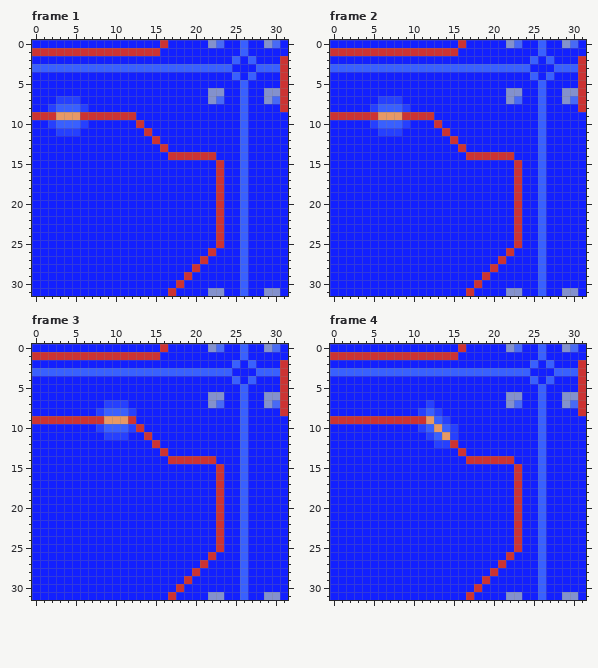
Edited in one commit: pixel-art file (Assets/Sprites/tile_mothership_wall.ase). That is the earlier state.
32x32 pixels, 20 frames. Shown: frame 1, frame 2, frame 3, frame 4. The commit also changed other frames, which this record leaves out.
And afterwards:
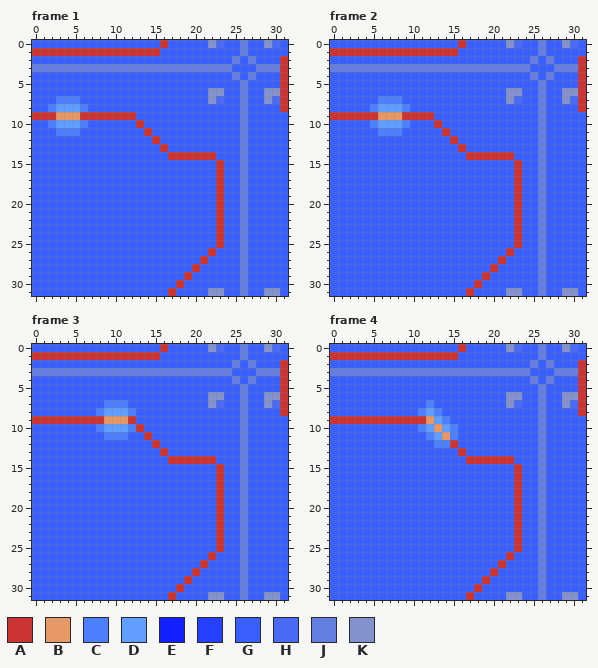
Palette (. is transparent): A #cc3333  B #e69966  C #4d80ff  D #609fff  E #1320ff  F #2640ff  G #3960ff  H #486af5  J #657ee1  K #8391cd
What changed:
layer "Background" added
Changed rows in their new state; - is an unchanged pixel.
Frame 1, layers "Nieten", "Glow", "Light":
first column x 0:
 0 GGGGGGGGGGGGGGGG-GGGGG--GGJGG--G
 1 ----------------GGGGGGGGGGJGGGGG
 2 GGGGGGGGGGGGGGGGGGGGGGGGGJGJGGG-
 3 JJJJJJJJJJJJJJJJJJJJJJJJJGGGJJJ-
 4 GGGGGGGGGGGGGGGGGGGGGGGGGJGJGGG-
 5 GGGGGGGGGGGGGGGGGGGGGGGGGGJGGGG-
 6 GGGGGGGGGGGGGGGGGGGGGG--GGJGG---
 7 GGGCCCGGGGGGGGGGGGGGGG--GGJGG---
 8 GGCDDDCGGGGGGGGGGGGGGGGGGGJGGGG-
 9 -------------GGGGGGGGGGGGGJGGGGG
10 GGCDDDCGGGGGG-GGGGGGGGGGGGJGGGGG
11 GGGCCCGGGGGGGG-GGGGGGGGGGGJGGGGG
12 GGGGGGGGGGGGGGG-GGGGGGGGGGJGGGGG
13 GGGGGGGGGGGGGGGG-GGGGGGGGGJGGGGG
14 GGGGGGGGGGGGGGGGG------GGGJGGGGG
15 GGGGGGGGGGGGGGGGGGGGGGG-GGJGGGGG
16 GGGGGGGGGGGGGGGGGGGGGGG-GGJGGGGG
17 GGGGGGGGGGGGGGGGGGGGGGG-GGJGGGGG
18 GGGGGGGGGGGGGGGGGGGGGGG-GGJGGGGG
19 GGGGGGGGGGGGGGGGGGGGGGG-GGJGGGGG
20 GGGGGGGGGGGGGGGGGGGGGGG-GGJGGGGG
21 GGGGGGGGGGGGGGGGGGGGGGG-GGJGGGGG
22 GGGGGGGGGGGGGGGGGGGGGGG-GGJGGGGG
23 GGGGGGGGGGGGGGGGGGGGGGG-GGJGGGGG
24 GGGGGGGGGGGGGGGGGGGGGGG-GGJGGGGG
25 GGGGGGGGGGGGGGGGGGGGGGG-GGJGGGGG
26 GGGGGGGGGGGGGGGGGGGGGG-GGGJGGGGG
27 GGGGGGGGGGGGGGGGGGGGG-GGGGJGGGGG
28 GGGGGGGGGGGGGGGGGGGG-GGGGGJGGGGG
29 GGGGGGGGGGGGGGGGGGG-GGGGGGJGGGGG
30 GGGGGGGGGGGGGGGGGG-GGGGGGGJGGGGG
31 GGGGGGGGGGGGGGGGG-GGGG--GGJGG--G
Frame 2, layers "Nieten", "Glow", "Light":
first column x 0:
 0 GGGGGGGGGGGGGGGG-GGGGG--GGJGG--G
 1 ----------------GGGGGGGGGGJGGGGG
 2 GGGGGGGGGGGGGGGGGGGGGGGGGJGJGGG-
 3 JJJJJJJJJJJJJJJJJJJJJJJJJGGGJJJ-
 4 GGGGGGGGGGGGGGGGGGGGGGGGGJGJGGG-
 5 GGGGGGGGGGGGGGGGGGGGGGGGGGJGGGG-
 6 GGGGGGGGGGGGGGGGGGGGGG--GGJGG---
 7 GGGGGGCCCGGGGGGGGGGGGG--GGJGG---
 8 GGGGGCDDDCGGGGGGGGGGGGGGGGJGGGG-
 9 -------------GGGGGGGGGGGGGJGGGGG
10 GGGGGCDDDCGGG-GGGGGGGGGGGGJGGGGG
11 GGGGGGCCCGGGGG-GGGGGGGGGGGJGGGGG
12 GGGGGGGGGGGGGGG-GGGGGGGGGGJGGGGG
13 GGGGGGGGGGGGGGGG-GGGGGGGGGJGGGGG
14 GGGGGGGGGGGGGGGGG------GGGJGGGGG
15 GGGGGGGGGGGGGGGGGGGGGGG-GGJGGGGG
16 GGGGGGGGGGGGGGGGGGGGGGG-GGJGGGGG
17 GGGGGGGGGGGGGGGGGGGGGGG-GGJGGGGG
18 GGGGGGGGGGGGGGGGGGGGGGG-GGJGGGGG
19 GGGGGGGGGGGGGGGGGGGGGGG-GGJGGGGG
20 GGGGGGGGGGGGGGGGGGGGGGG-GGJGGGGG
21 GGGGGGGGGGGGGGGGGGGGGGG-GGJGGGGG
22 GGGGGGGGGGGGGGGGGGGGGGG-GGJGGGGG
23 GGGGGGGGGGGGGGGGGGGGGGG-GGJGGGGG
24 GGGGGGGGGGGGGGGGGGGGGGG-GGJGGGGG
25 GGGGGGGGGGGGGGGGGGGGGGG-GGJGGGGG
26 GGGGGGGGGGGGGGGGGGGGGG-GGGJGGGGG
27 GGGGGGGGGGGGGGGGGGGGG-GGGGJGGGGG
28 GGGGGGGGGGGGGGGGGGGG-GGGGGJGGGGG
29 GGGGGGGGGGGGGGGGGGG-GGGGGGJGGGGG
30 GGGGGGGGGGGGGGGGGG-GGGGGGGJGGGGG
31 GGGGGGGGGGGGGGGGG-GGGG--GGJGG--G
Frame 3, layers "Nieten", "Glow", "Light":
first column x 0:
 0 GGGGGGGGGGGGGGGG-GGGGG--GGJGG--G
 1 ----------------GGGGGGGGGGJGGGGG
 2 GGGGGGGGGGGGGGGGGGGGGGGGGJGJGGG-
 3 JJJJJJJJJJJJJJJJJJJJJJJJJGGGJJJ-
 4 GGGGGGGGGGGGGGGGGGGGGGGGGJGJGGG-
 5 GGGGGGGGGGGGGGGGGGGGGGGGGGJGGGG-
 6 GGGGGGGGGGGGGGGGGGGGGG--GGJGG---
 7 GGGGGGGGGCCCGGGGGGGGGG--GGJGG---
 8 GGGGGGGGCDDDCGGGGGGGGGGGGGJGGGG-
 9 -------------GGGGGGGGGGGGGJGGGGG
10 GGGGGGGGCDDDC-GGGGGGGGGGGGJGGGGG
11 GGGGGGGGGCCCGG-GGGGGGGGGGGJGGGGG
12 GGGGGGGGGGGGGGG-GGGGGGGGGGJGGGGG
13 GGGGGGGGGGGGGGGG-GGGGGGGGGJGGGGG
14 GGGGGGGGGGGGGGGGG------GGGJGGGGG
15 GGGGGGGGGGGGGGGGGGGGGGG-GGJGGGGG
16 GGGGGGGGGGGGGGGGGGGGGGG-GGJGGGGG
17 GGGGGGGGGGGGGGGGGGGGGGG-GGJGGGGG
18 GGGGGGGGGGGGGGGGGGGGGGG-GGJGGGGG
19 GGGGGGGGGGGGGGGGGGGGGGG-GGJGGGGG
20 GGGGGGGGGGGGGGGGGGGGGGG-GGJGGGGG
21 GGGGGGGGGGGGGGGGGGGGGGG-GGJGGGGG
22 GGGGGGGGGGGGGGGGGGGGGGG-GGJGGGGG
23 GGGGGGGGGGGGGGGGGGGGGGG-GGJGGGGG
24 GGGGGGGGGGGGGGGGGGGGGGG-GGJGGGGG
25 GGGGGGGGGGGGGGGGGGGGGGG-GGJGGGGG
26 GGGGGGGGGGGGGGGGGGGGGG-GGGJGGGGG
27 GGGGGGGGGGGGGGGGGGGGG-GGGGJGGGGG
28 GGGGGGGGGGGGGGGGGGGG-GGGGGJGGGGG
29 GGGGGGGGGGGGGGGGGGG-GGGGGGJGGGGG
30 GGGGGGGGGGGGGGGGGG-GGGGGGGJGGGGG
31 GGGGGGGGGGGGGGGGG-GGGG--GGJGG--G
Frame 4, layers "Nieten", "Glow", "Light":
first column x 0:
 0 GGGGGGGGGGGGGGGG-GGGGG--GGJGG--G
 1 ----------------GGGGGGGGGGJGGGGG
 2 GGGGGGGGGGGGGGGGGGGGGGGGGJGJGGG-
 3 JJJJJJJJJJJJJJJJJJJJJJJJJGGGJJJ-
 4 GGGGGGGGGGGGGGGGGGGGGGGGGJGJGGG-
 5 GGGGGGGGGGGGGGGGGGGGGGGGGGJGGGG-
 6 GGGGGGGGGGGGGGGGGGGGGG--GGJGG---
 7 GGGGGGGGGGGGCGGGGGGGGG--GGJGG---
 8 GGGGGGGGGGGCDCGGGGGGGGGGGGJGGGG-
 9 -------------DCGGGGGGGGGGGJGGGGG
10 GGGGGGGGGGGCD-DCGGGGGGGGGGJGGGGG
11 GGGGGGGGGGGGCD-CGGGGGGGGGGJGGGGG
12 GGGGGGGGGGGGGCC-GGGGGGGGGGJGGGGG
13 GGGGGGGGGGGGGGGG-GGGGGGGGGJGGGGG
14 GGGGGGGGGGGGGGGGG------GGGJGGGGG
15 GGGGGGGGGGGGGGGGGGGGGGG-GGJGGGGG
16 GGGGGGGGGGGGGGGGGGGGGGG-GGJGGGGG
17 GGGGGGGGGGGGGGGGGGGGGGG-GGJGGGGG
18 GGGGGGGGGGGGGGGGGGGGGGG-GGJGGGGG
19 GGGGGGGGGGGGGGGGGGGGGGG-GGJGGGGG
20 GGGGGGGGGGGGGGGGGGGGGGG-GGJGGGGG
21 GGGGGGGGGGGGGGGGGGGGGGG-GGJGGGGG
22 GGGGGGGGGGGGGGGGGGGGGGG-GGJGGGGG
23 GGGGGGGGGGGGGGGGGGGGGGG-GGJGGGGG
24 GGGGGGGGGGGGGGGGGGGGGGG-GGJGGGGG
25 GGGGGGGGGGGGGGGGGGGGGGG-GGJGGGGG
26 GGGGGGGGGGGGGGGGGGGGGG-GGGJGGGGG
27 GGGGGGGGGGGGGGGGGGGGG-GGGGJGGGGG
28 GGGGGGGGGGGGGGGGGGGG-GGGGGJGGGGG
29 GGGGGGGGGGGGGGGGGGG-GGGGGGJGGGGG
30 GGGGGGGGGGGGGGGGGG-GGGGGGGJGGGGG
31 GGGGGGGGGGGGGGGGG-GGGG--GGJGG--G
Pixel boxes of the changes (left, top, right, bottom) in both pictures:
changed: (32, 40, 288, 296)
changed: (330, 40, 586, 296)
changed: (32, 344, 288, 600)
changed: (330, 344, 586, 600)
